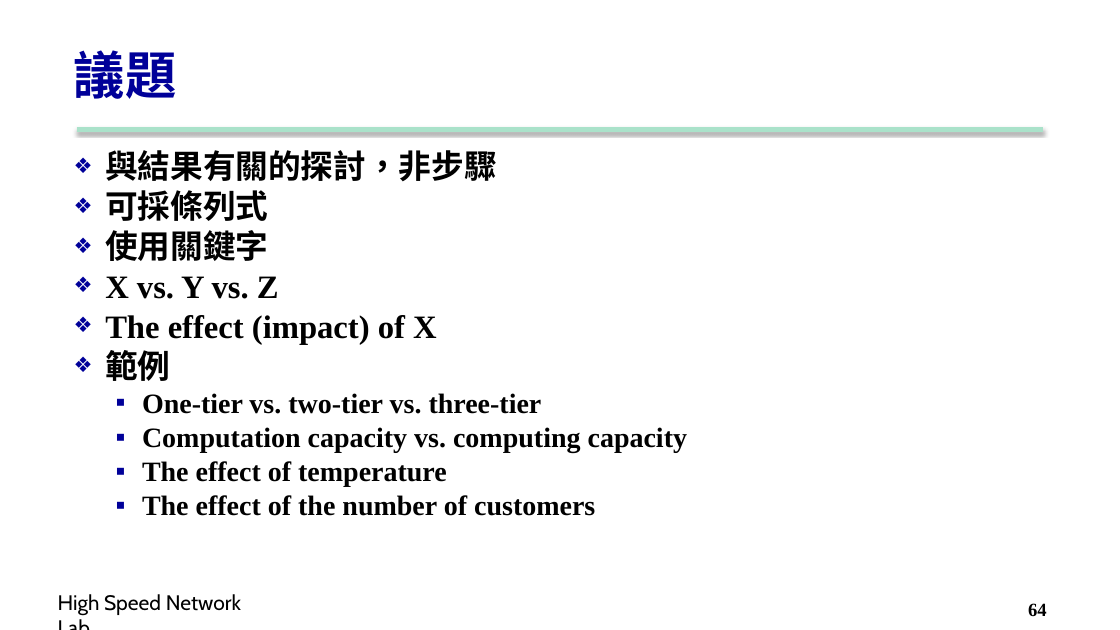
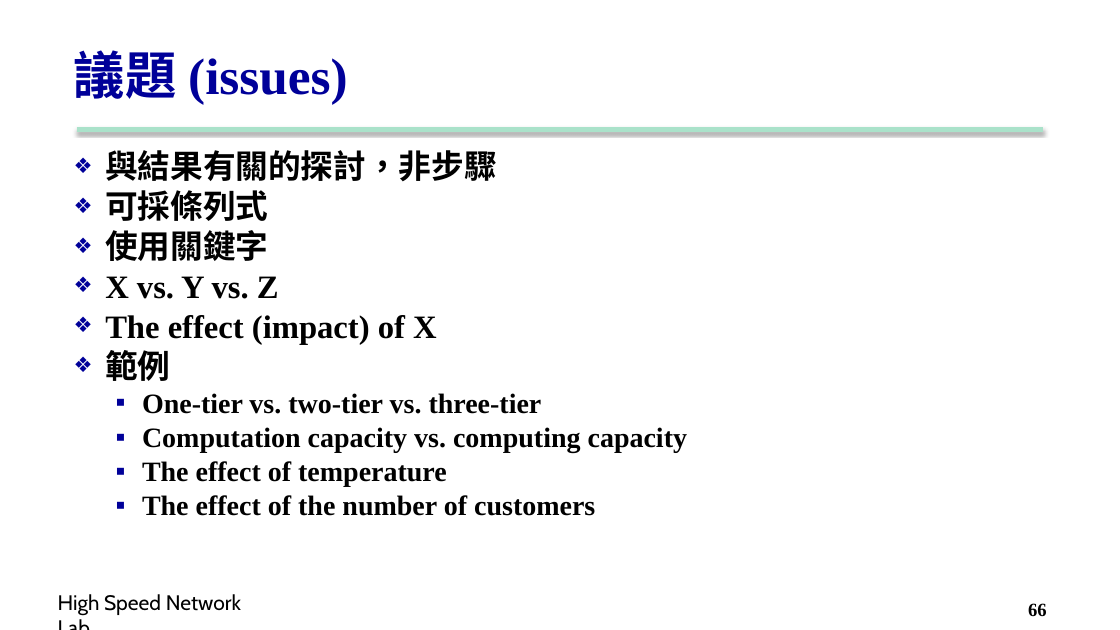
Before and after one commit to carina419/NTUST, a slide deck: slide 66 of MI5014701 科技研究與論文寫作 Technology Research and Thesis Writing/2. Structure.pptx (slide 64 before the commit). Drawn at 1120x630 pixels with LibreOffice and Linux fonts; fonts in the diff are those of the drawing; background and template pictures are left out. Boxes give left, top, right and bottom in pixels: in the first picture for what was removed or moved away, otherwise in the second. Text is boxed around its words. In the diff, an @@ line names an element or a change of style, - is before the commit and + after.

```diff
--- a/MI5014701 科技研究與論文寫作 Technology Research and Thesis Writing/2. Structure.pptx
+++ b/MI5014701 科技研究與論文寫作 Technology Research and Thesis Writing/2. Structure.pptx
@@ title at (74,50,348,104): text changed @@
-議題
+議題 (issues)
@@ page number at (1028,603,1047,617): text changed @@
-64
+66
```
Also in this commit, not shown: 20 other slides changed, 4 slides added, 2 other files.
